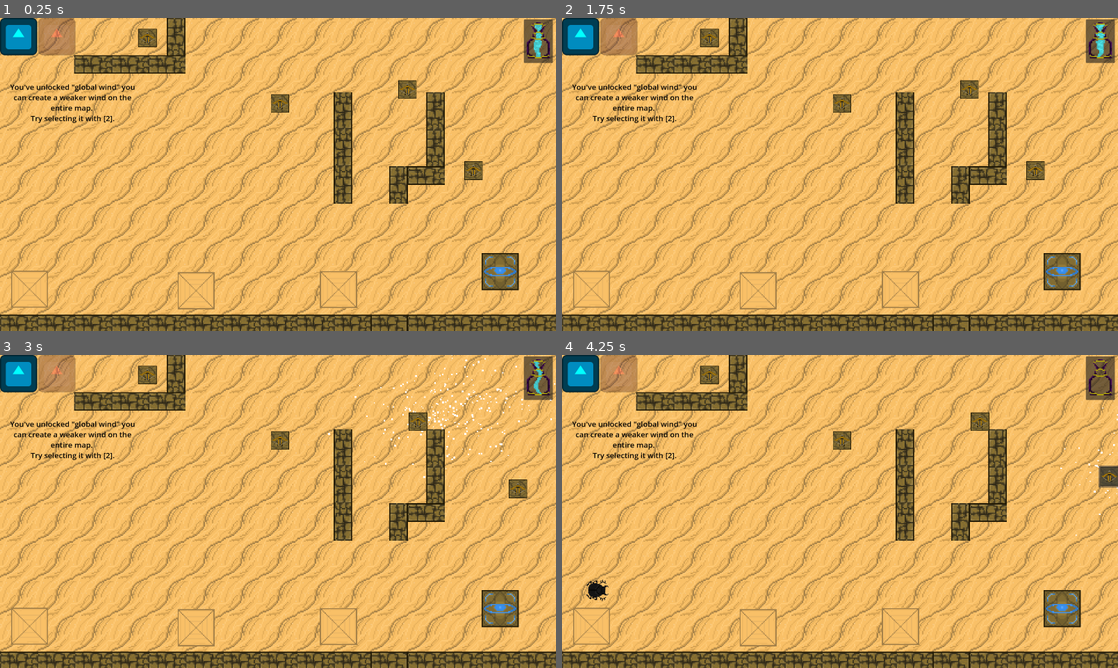
Above: before the commit, frames 1-4 (two rows, left to right).
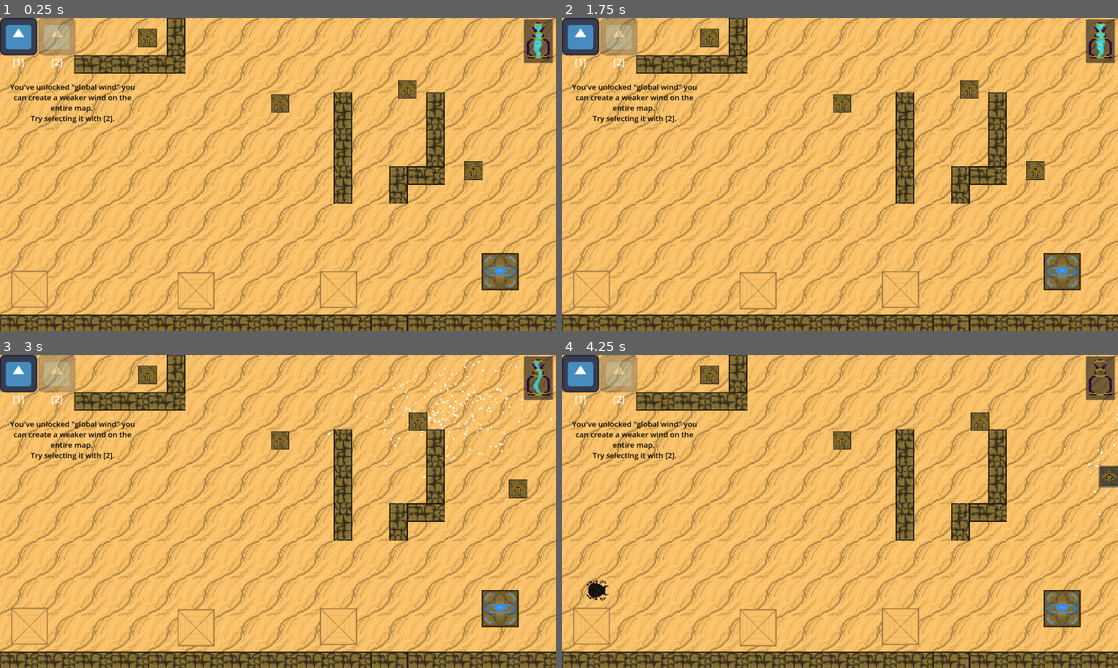
Above: after the commit, the same moments.

Repository: Kaczs/school-jam
Game: Godot game, scene res://Scenes/Levels/level_3.tscn
The game is run twice, just before and just after one commit, with the same random seed, the same clock (stepped at 60 frames per second) and the same inputs. This scene is started directly instead of the project's main scene. The engine's default icon, where the game draws it, is replaced by a stand-in: a white triangle on a blue panel in a dark square.
Inputs (mouse positions are in pixels of both pictures, inside the frame that each line leads up to):
- Up to frame 1 (0.25 s): no input
- Up to frame 2 (1.75 s): click (589, 290) at 0.52 s; move the mouse to (962, 158) at 1.27 s; press the mouse at (962, 158) at 1.28 s
- Up to frame 3 (3 s): release the mouse at (400, 495) at 2 s; drag from (166, 527) to (405, 426) at 2.02 s; move the mouse to (333, 442) at 2.77 s; press the mouse at (333, 442) at 2.78 s; tap 1 (local_wind) at 2.85 s
- Up to frame 4 (4.25 s): release the mouse at (895, 442) at 3.5 s; drag from (812, 574) to (1106, 477) at 3.52 s

The runs differ from the first frame. In frame 1, 1.2% of the frame differs, in the area x 0-13%, y 0-16%; in frame 2, 1.2%; in frame 3, 1.2%; in frame 4, 1.2%.

Commit message:
Changes to spawner list, and added numbers for wind icons

Diff:
--- a/Scenes/Levels/level1.tscn
+++ b/Scenes/Levels/level1.tscn
@@ -17,8 +17,8 @@
 [ext_resource type="PackedScene" uid="uid://tyig0pvks8tv" path="res://Scenes/wind_component.tscn" id="12_ryjqc"]
 
 [sub_resource type="NavigationPolygon" id="NavigationPolygon_7u4ml"]
-vertices = PackedVector2Array(26, 1117.9375, 26, 1105.1875,  …(597 unchanged characters)… , 1319.6094, 593.8281, 1318.6016, 658, 1306, -42.609375, 1319.5469, -42.546875, 1318.6016, 18, 1306, 18, 1050, 594.2031, 1050, 593.1875, 1178, 594.2031, 1178, 593.1875, 1320.7969, 18, 1319.7969, 146, 1320.7969, 146, 1128, 287.79688, 1256, 288.79688, 1128, 288.79688, 1000, 287.79688, 1000, 288.79688, 872, 287.79688, 872, 402, 1320.7969, 402, 1320.1875, 480, 872, 480, 1434, 658, 1434, 18, 1896, 18, 1896, 992, 26, 992, 872, 592.8125, 26, 18)
-polygons = Array[PackedInt32Array]([PackedInt32Array(0, 1, 2 …(561 unchanged characters)… 37, 38, 39), PackedInt32Array(40, 41, 42, 43), PackedInt32Array(44, 45, 46), PackedInt32Array(46, 47, 36), PackedInt32Array(42, 48, 49), PackedInt32Array(49, 50, 32, 35, 51), PackedInt32Array(35, 52, 51), PackedInt32Array(51, 53, 54), PackedInt32Array(54, 55, 56), PackedInt32Array(57, 58, 59, 60), PackedInt32Array(61, 62, 63, 64), PackedInt32Array(61, 64, 65, 39), PackedInt32Array(43, 42, 49, 51, 54), PackedInt32Array(36, 39, 65, 46), PackedInt32Array(44, 46, 65), PackedInt32Array(66, 44, 65), PackedInt32Array(66, 65, 67, 60), PackedInt32Array(57, 60, 67), PackedInt32Array(56, 57, 67), PackedInt32Array(56, 67, 43, 54)])
+vertices = PackedVector2Array(26, 1117.9375, 26, 1105.1875,  …(597 unchanged characters)… , 1319.6094, 593.8281, 1318.6016, 658, 1050, 594.2031, 1050, 593.1875, 1178, 594.2031, 1178, 593.1875, 1319.7969, 146, 1320.7969, 146, 1128, 287.79688, 1000, 287.79688, 1256, 288.79688, 1128, 288.79688, 1000, 288.79688, 872, 287.79688, 872, 402, 1320.7969, 402, 1320.1875, 480, 872, 480, 26, 18, 1320.7969, 18, 1434, 658, 1434, 18, 1896, 18, 1896, 992, 26, 992, 872, 592.8125)
+polygons = Array[PackedInt32Array]([PackedInt32Array(0, 1, 2 …(561 unchanged characters)… 37, 38, 39), PackedInt32Array(40, 41, 42), PackedInt32Array(42, 43, 36), PackedInt32Array(44, 45, 32, 35, 46, 47), PackedInt32Array(35, 48, 46), PackedInt32Array(46, 49, 47), PackedInt32Array(47, 50, 51), PackedInt32Array(52, 53, 54, 55), PackedInt32Array(51, 56, 57, 44, 47), PackedInt32Array(58, 59, 60, 61), PackedInt32Array(58, 61, 62, 39), PackedInt32Array(36, 39, 62, 42), PackedInt32Array(40, 42, 62), PackedInt32Array(63, 40, 62), PackedInt32Array(63, 62, 56, 55), PackedInt32Array(52, 55, 56), PackedInt32Array(51, 52, 56)])
 outlines = Array[PackedVector2Array]([PackedVector2Array(1973, -65, 1984, 1142, -64, 1143, -64, -73)])
 agent_radius = 25.0
 
@@ -57,7 +57,7 @@
 
 [node name="WallLayer" type="TileMapLayer" parent="NavigationRegion2D" unique_id=668879949]
 position = Vector2(1, -7)
-tile_map_data = PackedByteArray("AAD/////BQABAAAAADAAAP//BQA …(120 unchanged characters)… IAP//BQABAAAAADAJAP//BQABAAAAADAKAP//BQACAAAAAFALAP//BQABAAAAADAMAP//BQABAAAAADANAP//BQ …(748 unchanged characters)…
+tile_map_data = PackedByteArray("AAD/////BQABAAAAADAAAP//BQA …(120 unchanged characters)… IAP//BQABAAAAADAJAP//BQABAAAAADAKAP//BQADAAAAADALAP//BQABAAAAADAMAP//BQABAAAAADANAP//BQ …(748 unchanged characters)…
 tile_set = ExtResource("1_hkfpk")
 
 [node name="UI" type="CanvasLayer" parent="." unique_id=731908525]
--- a/Scenes/UI/ui.tscn
+++ b/Scenes/UI/ui.tscn
@@ -13,12 +13,11 @@
 script = ExtResource("1_fo61o")
 
 [node name="LocalWindIcon" type="TextureRect" parent="HBoxContainer" unique_id=480844223]
-modulate = Color(0, 1, 1, 1)
 layout_mode = 2
 texture = ExtResource("1_c7mb3")
 
 [node name="GlobalWindIcon" type="TextureRect" parent="HBoxContainer" unique_id=1821594572]
-modulate = Color(1, 0.21176471, 0.3137255, 0.33333334)
+modulate = Color(1, 1, 1, 0.33333334)
 layout_mode = 2
 texture = ExtResource("1_c7mb3")
 
@@ -44,3 +43,19 @@
 offset_top = -70.0
 offset_right = 50.0
 offset_bottom = 80.0
+
+[node name="RichTextLabel" type="RichTextLabel" parent="." unique_id=1483009189]
+offset_left = 44.0
+offset_top = 129.0
+offset_right = 93.0
+offset_bottom = 179.0
+theme_override_font_sizes/normal_font_size = 32
+text = "[1]"
+
+[node name="RichTextLabel2" type="RichTextLabel" parent="." unique_id=857979642]
+offset_left = 177.0
+offset_top = 129.0
+offset_right = 226.0
+offset_bottom = 179.0
+theme_override_font_sizes/normal_font_size = 32
+text = "[2]"
--- a/Scripts/enemy_spawner.gd
+++ b/Scripts/enemy_spawner.gd
@@ -2,7 +2,8 @@
 @export var to_spawn:Array[SpawnEntry]
 
 @onready var spawn_timer:Timer = $SpawnTimer
-signal spawns_complete
+var spawns_complete:bool = false
+var enemy_list:Array = []
 
 ## Iterate through all the entries in the to_spawn list
 ## for each entry spawn 1 then wait for the timer to complete
@@ -22,7 +23,8 @@
 			spawn_timer.wait_time = spawn.spawn_rate
 			spawn_timer.start()
 			await spawn_timer.timeout
-	spawns_complete.emit()
+	create_enemy_list()
+	spawns_complete = true
 
 func check_for_blocked_spawns():
 	var query = PhysicsPointQueryParameters2D.new()
@@ -37,5 +39,13 @@
 
 ## This will track the last of the enemies and emit a signal when they're all dead
 ## signalling the level is complete.
-func track_last_enemies():
-	pass
+func create_enemy_list():
+	print("creating enemy list")
+	enemy_list = get_children()
+	enemy_list.erase(spawn_timer)
+
+func _process(delta):
+	if spawns_complete == true:
+		if enemy_list.is_empty() == true:
+			print("List is empty")
+			EventBus.all_enemies_dead.emit()
--- a/Scripts/event_bus.gd
+++ b/Scripts/event_bus.gd
@@ -5,3 +5,5 @@
 signal moving_pathfinding_objects()
 @warning_ignore("unused_signal")
 signal wind_mode(wind_option:String)
+@warning_ignore("unused_signal")
+signal all_enemies_dead()
--- a/Scripts/health_component.gd
+++ b/Scripts/health_component.gd
@@ -5,4 +5,5 @@
 func take_damage(amount):
 	health -= amount
 	if health <= 0:
+		EventBus.emit_signal("enemy_has_died")
 		get_parent().queue_free()
--- a/Scripts/level_manager.gd
+++ b/Scripts/level_manager.gd
@@ -3,7 +3,9 @@
 var unlocked_levels:Array = [preload("res://Scenes/Levels/test.tscn"), preload("res://Scenes/Levels/level1.tscn")]
 
 var level_unlocks:Dictionary = {
-	"test":preload("res://Scenes/Levels/tower_testing.tscn")
+	"test":preload("res://Scenes/Levels/tower_testing.tscn"),
+	"level1":preload("res://Scenes/Levels/level_2.tscn"),
+	"level_2":preload("res://Scenes/Levels/level_3.tscn")
 }
 
 
--- a/Scripts/level_starter.gd
+++ b/Scripts/level_starter.gd
@@ -1,8 +1,11 @@
 extends Node2D
-## This just exists to initate the spawner
-## or any level starting stuff I can think of
-## (I dont have this on level 1, since tutorial does this)
+## This manages winning and starting the spawner
 
 func _ready():
+	EventBus.connect("all_enemies_dead", win)
 	var spawner:EnemySpawner = get_node_or_null("EnemySpawner")
 	spawner.begin_spawns()
+
+func win():
+	LevelManager.level_complete(self)
+	ResourceLoader.load("res://Scenes/level_menu.tscn")
